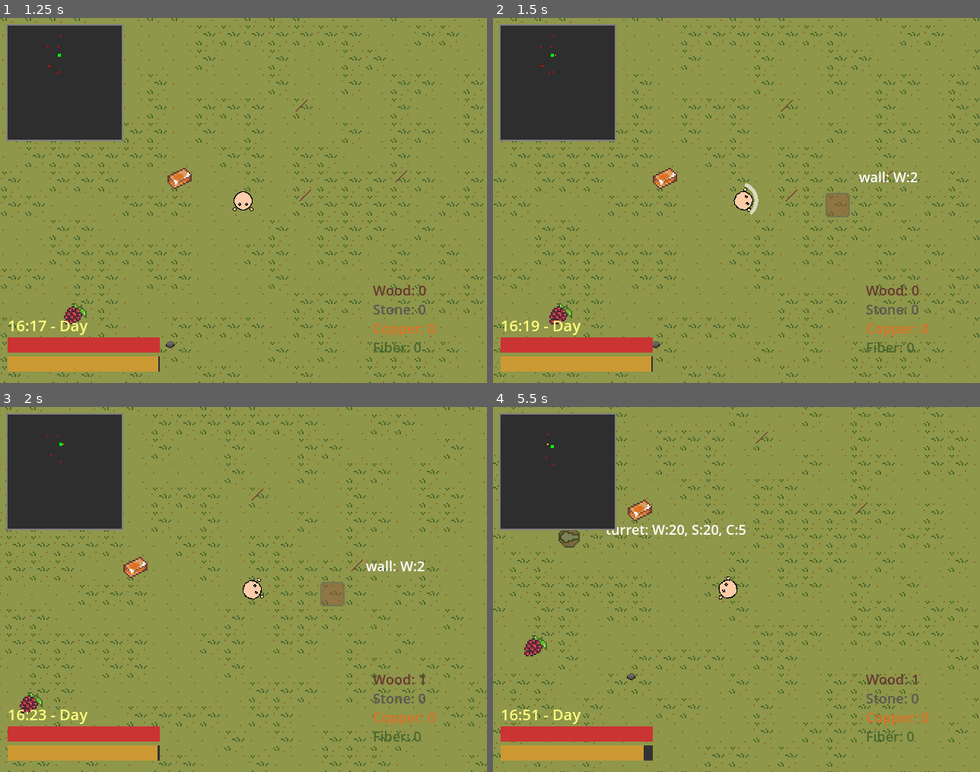
Above: before the commit, frames 1-4 (two rows, left to right).
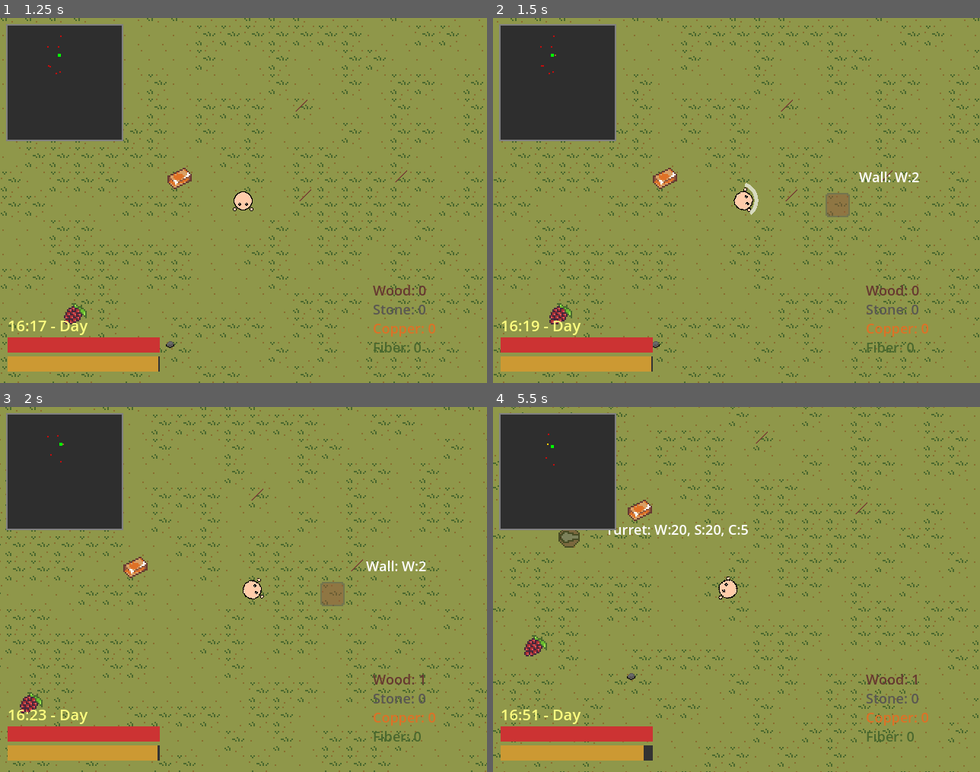
Above: after the commit, the same moments.

Repository: wondertrash/zombwio
Game: Godot game, scene res://startmenu.tscn
Same seed, same stepped clock (60 frames per second), same inputs: the game is played once before the commit and once after it.
Inputs (mouse positions are in pixels of both pictures, inside the frame that each line leads up to):
- Up to frame 1 (1.25 s): click "Play" at 0.5 s
- Up to frame 2 (1.5 s): tap Enter (ui_accept) at 1.25 s; move the mouse to (843, 182) at 1.27 s; hold D (right) from 1.28 s (still down); hold 1 from 1.28 s (still down); tap B (build) at 1.35 s; click (843, 182) at 1.42 s
- Up to frame 3 (2 s): keep holding D (right); keep holding 1; tap Enter (ui_accept) at 1.52 s
- Up to frame 4 (5.5 s): move the mouse to (639, 607) at 2.02 s; release D (right) at 2.03 s; release 1 at 2.03 s; hold S (down) 2.03-2.78 s; tap 1 at 2.1 s; click (639, 607) at 2.17 s; tap Enter (ui_accept) at 2.27, 3.77, 4.25, 4.52, 5.27 s; tap 2 at 2.3 s; move the mouse to (785, 509) at 2.77 s; hold D (right) 2.78-3.53 s; hold 2 2.78-3.53 s; click (785, 509) at 2.92 s; tap 3 at 3.05, 3.6 s; move the mouse to (712, 662) at 3.52 s; hold Up (ui_up) 3.53-4.28 s; click (712, 662) at 3.67 s; tap 4 at 3.8 s; move the mouse to (882, 644) at 4.27 s; hold 4 4.28-5.03 s; hold A (left) from 4.28 s (still down); click (882, 644) at 4.42 s; tap 5 at 4.55, 5.1 s; move the mouse to (590, 534) at 5.02 s; click (590, 534) at 5.17 s; tap 6 at 5.3 s

Frame 1 is identical in both runs. In frame 2, 0.2% of the frame differs, in the area x 75-88%, y 42-45%; in frame 3, 0.2%; in frame 4, 0.5%, in the area x 23-53%, y 32-36%.

Commit message:
minor aesthetic changes

Diff:
--- a/zombwio/buildingsystem.gd
+++ b/zombwio/buildingsystem.gd
@@ -21,17 +21,17 @@
 		toggle_build_mode()
 	if build_mode:
 		if Input.is_key_pressed(KEY_1):
-			set_buildable("wall")
+			set_buildable("Wall")
 		elif Input.is_key_pressed(KEY_2):
-			set_buildable("door")
+			set_buildable("Door")
 		elif Input.is_key_pressed(KEY_3):
-			set_buildable("campfire")
+			set_buildable("Campfire")
 		elif Input.is_key_pressed(KEY_4):
-			set_buildable("spiketrap")
+			set_buildable("Spike Trap")
 		elif Input.is_key_pressed(KEY_5):
-			set_buildable("chest")
+			set_buildable("Chest")
 		elif Input.is_key_pressed(KEY_6):
-			set_buildable("turret")
+			set_buildable("Turret")
 	if build_mode and ghost_preview:
 		var camera = get_viewport().get_camera_2d()
 		if camera:
@@ -58,7 +58,7 @@
 func toggle_build_mode():
 	build_mode = !build_mode
 	if build_mode:
-		set_buildable("wall")
+		set_buildable("Wall")
 	else:
 		if ghost_preview:
 			ghost_preview.queue_free()
@@ -67,17 +67,17 @@
 	current_buildable = type
 	if ghost_preview:
 		ghost_preview.queue_free()
-	if type == "wall":
+	if type == "Wall":
 		ghost_preview = wall_scene.instantiate()
-	elif type == "door":
+	elif type == "Door":
 		ghost_preview = door_scene.instantiate()
-	elif type == "campfire":
+	elif type == "Campfire":
 		ghost_preview = campfire_scene.instantiate()
-	elif type == "spiketrap":
+	elif type == "Spike Trap":
 		ghost_preview = spike_trap_scene.instantiate()
-	elif type == "chest":
+	elif type == "Chest":
 		ghost_preview = chest_scene.instantiate()
-	elif type == "turret":
+	elif type == "Turret":
 		ghost_preview = turret_scene.instantiate()
 	ghost_preview.modulate = Color(1, 1, 1, 0.5)
 	if ghost_preview is StaticBody2D or ghost_preview is CharacterBody2D:
@@ -112,17 +112,17 @@
 	for resource in cost:
 		player.inventory[resource] -= cost[resource]
 	var structure = null
-	if current_buildable == "wall":
+	if current_buildable == "Wall":
 		structure = wall_scene.instantiate()
-	elif current_buildable == "door":
+	elif current_buildable == "Door":
 		structure = door_scene.instantiate()
-	elif current_buildable == "campfire":
+	elif current_buildable == "Campfire":
 		structure = campfire_scene.instantiate()
-	elif current_buildable == "spiketrap":
+	elif current_buildable == "Spike Trap":
 		structure = spike_trap_scene.instantiate()
-	elif current_buildable == "chest":
+	elif current_buildable == "Chest":
 		structure = chest_scene.instantiate()
-	elif current_buildable == "turret":
+	elif current_buildable == "Turret":
 		structure = turret_scene.instantiate()
 	player.buildings_placed += 1
 	structure.global_position = ghost_preview.global_position
@@ -130,17 +130,17 @@
 	play_sound(build_sound)
 func get_build_cost(type: String) -> Dictionary:
 	match type:
-		"wall":
+		"Wall":
 			return {"wood": 2}
-		"door":
+		"Door":
 			return {"wood": 5, "fiber": 5}
-		"campfire":
+		"Campfire":
 			return {"wood": 10, "stone": 5}
-		"spiketrap":
+		"Spike Trap":
 			return {"wood": 5, "stone": 5}
-		"chest":
+		"Chest":
 			return {"wood": 15, "fiber": 5}
-		"turret":
+		"Turret":
 			return {"wood": 20, "stone": 20, "copper": 5}
 		_:
 			return {}
--- a/zombwio/tutorial.gd
+++ b/zombwio/tutorial.gd
@@ -19,7 +19,7 @@
 - WASD - Move
 - Mouse - Aim
 - Left Click - Attack
-- ESC - Crafting Menu
+- C - Crafting Menu
 - B - Build Mode
   (Press 1-6 for structure)
 
@@ -37,12 +37,13 @@
 - Eat berries to restore
   hunger and health
 - Craft better weapons
-  (ESC menu)
+  (C)
 - Build walls and turrets
   to defend yourself
+  (B)
 - Stay near campfires
   to heal
-- Beware - zombies are
+- Beware: zombies are
 more active at night!"""
 	right_text.position = Vector2(viewport_size.x * 0.55, viewport_size.y * 0.25)
 	right_text.add_theme_font_size_override("font_size", 14)
Not shown, changed: export.zip
Not shown, changed: export/index.html
Not shown, changed: export/index.pck
